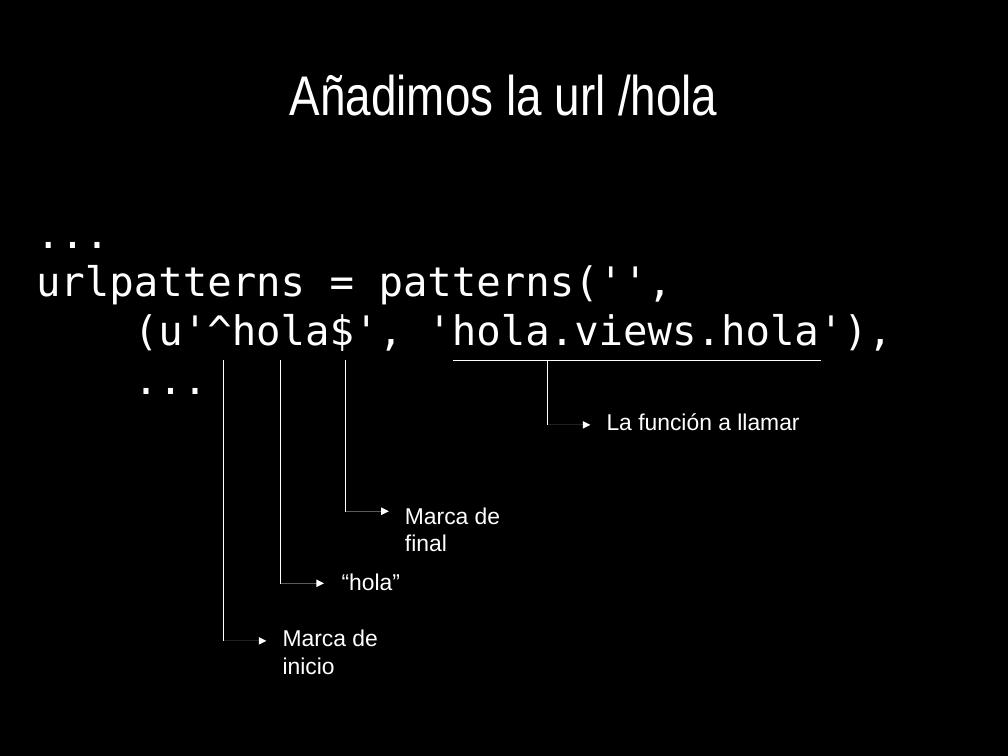
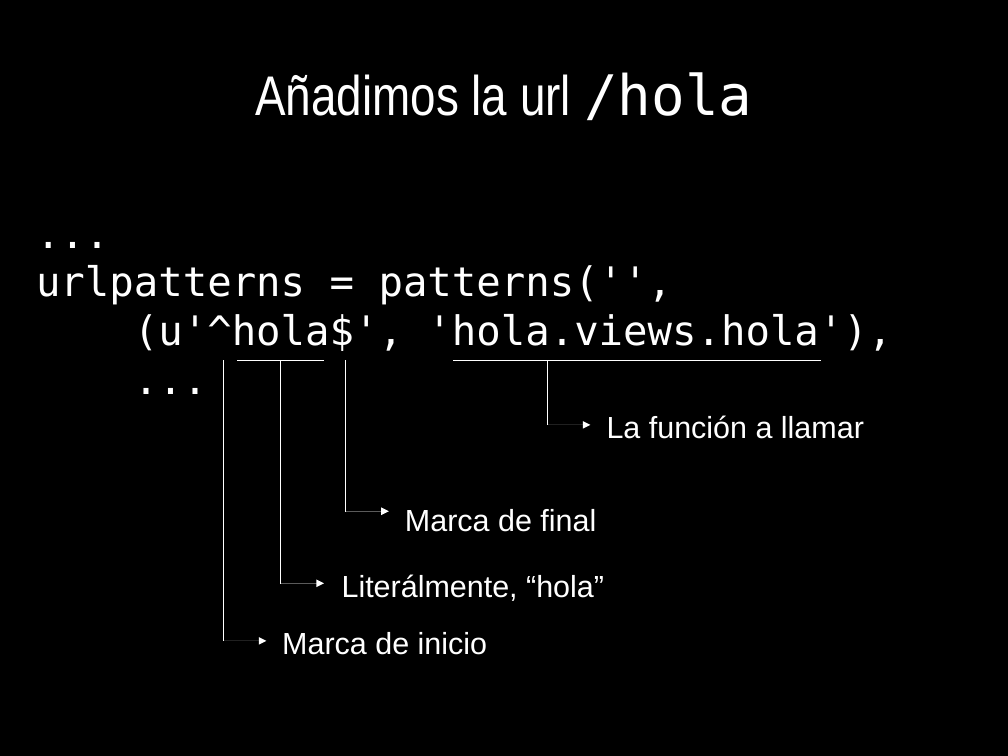
Before and after one commit to euribates/curso-django, a slide deck: slide 24 of presentacion/curso_django.odp. Drawn at 1008x756 pixels with LibreOffice and Linux fonts; fonts in the diff are those of the drawing. Boxes give left, top, right and bottom in pixels: in the first picture for what was removed or moved away, otherwise in the second. Text is boxed around its words. In the diff, an @@ line names an element or a change of style, - is before the commit and + after.

```diff
--- a/presentacion/curso_django.odp
+++ b/presentacion/curso_django.odp
@@ title "Añadimos la url /hola" at (x1=255, y1=72, x2=752, y2=121): font Arial Narrow to DejaVu Sans Mono in "/hola" @@
@@ line added from (238, 360) to (324, 360), #FFFFFF 0 pt @@
@@ size 18 to 24 pt in 3 elements at (x1=607, y1=415, x2=864, y2=439), (x1=282, y1=632, x2=487, y2=655), (x1=405, y1=509, x2=596, y2=532) @@
@@ text at (x1=342, y1=574, x2=604, y2=601): text changed; size 18 to 24 pt @@
-“hola”
+Literálmente, “hola”
```
Also in this commit, not shown: 16 other slides changed, 2 other files.
